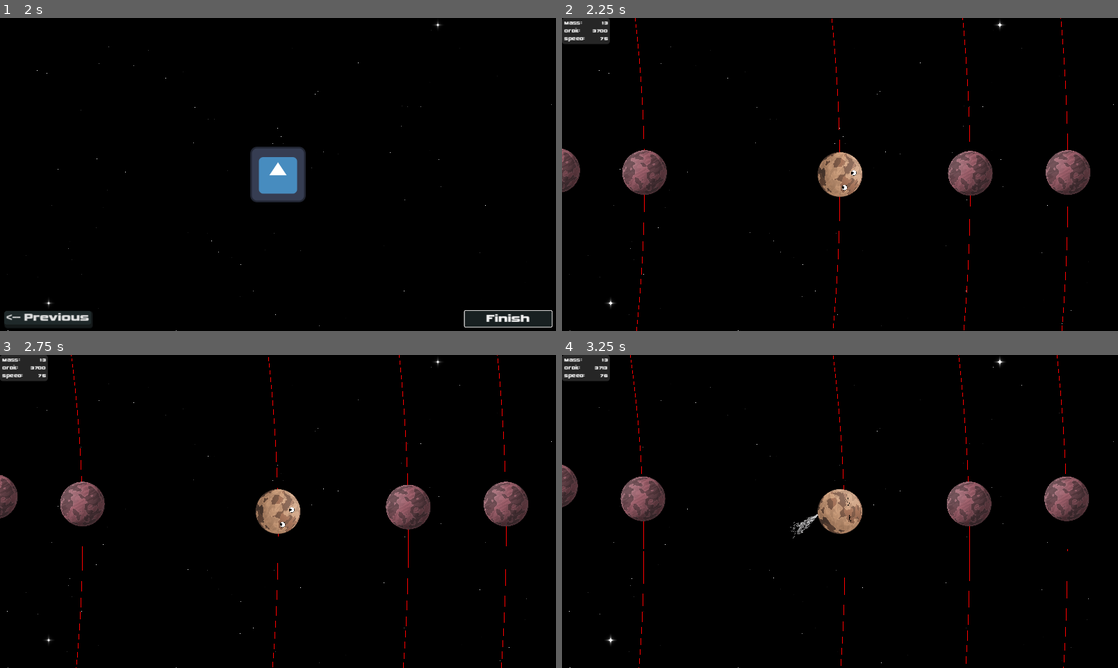
Above: before the commit, frames 1-4 (two rows, left to right).
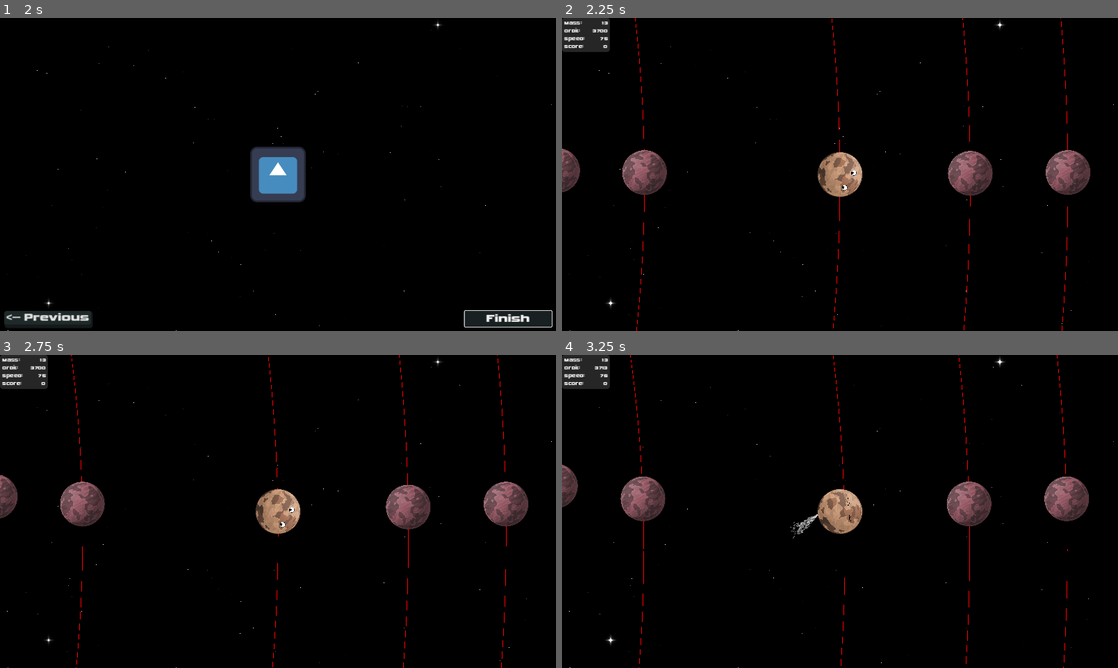
Above: after the commit, the same moments.

Repository: AnEvilPenguin/Pirate-Jam-16
Game: Godot game, scene res://Controllers/GameController/GameController.tscn
The game is run twice, just before and just after one commit, with the same random seed, the same clock (stepped at 60 frames per second) and the same inputs. The engine's default icon, where the game draws it, is replaced by a stand-in: a white triangle on a blue panel in a dark square.
Inputs (mouse positions are in pixels of both pictures, inside the frame that each line leads up to):
- Up to frame 1 (2 s): click "NEW GAME" at 0.5 s; click "Next -->" at 1.25 s
- Up to frame 2 (2.25 s): click "Finish" at 2 s
- Up to frame 3 (2.75 s): no input
- Up to frame 4 (3.25 s): tap Enter (ui_accept) at 2.75, 3.02 s; move the mouse to (962, 495) at 2.77 s; hold Right (ui_right) from 2.78 s (still down); hold Space (add_momentum) from 2.78 s (still down)

Frame 1 is identical in both runs. In frame 2, 0.2% of the frame differs, in the area x 0-9%, y 7-11%; in frame 3, 0.2%; in frame 4, 0.2%.

Commit message:
feat: basic game over screen

Diff:
--- a/Controllers/GameController/GameController.tscn
+++ b/Controllers/GameController/GameController.tscn
@@ -17,14 +17,14 @@
 [node name="GameController" type="Node"]
 script = ExtResource("1_wa5lg")
 
-[node name="World2D" type="Node2D" parent="."]
-
 [node name="CanvasLayer" type="CanvasLayer" parent="."]
-process_mode = 3
-layer = -1
+layer = 10
 
 [node name="GUI" type="Control" parent="CanvasLayer"]
 unique_name_in_owner = true
+top_level = true
+z_index = 15
+z_as_relative = false
 layout_mode = 3
 anchors_preset = 15
 anchor_right = 1.0
@@ -34,7 +34,13 @@
 size_flags_horizontal = 3
 size_flags_vertical = 3
 
-[node name="BackgroundColorRect" type="ColorRect" parent="CanvasLayer"]
+[node name="World2D" type="Node2D" parent="."]
+
+[node name="BackgroundCanvasLayer" type="CanvasLayer" parent="."]
+process_mode = 3
+layer = -1
+
+[node name="BackgroundColorRect" type="ColorRect" parent="BackgroundCanvasLayer"]
 process_mode = 3
 z_index = -50
 z_as_relative = false
--- a/Controllers/GameController/game_controller.gd
+++ b/Controllers/GameController/game_controller.gd
@@ -10,6 +10,7 @@
 var _loadedScenes: Dictionary
 
 var _mainMenu: MainMenu
+var _gameOver
 var playerInfoPanel: PlayerInformationPanel
 
 var SkipTutorial: bool
@@ -51,6 +52,7 @@
 
 func NewGame():
 	_mainMenu.visible = false
+	get_tree().paused = false
 
 	if (SkipTutorial):
 		 # TODO this
@@ -63,11 +65,25 @@
 
 	LoadControlScene("res://UI/Tutorial/root_tutorial.tscn")
 
+func ShowMainMenu():
+	PauseGame()
+	if(!_gameOver):
+		_gameOver.visible = false
+	_mainMenu.visible = true
+
 func PauseGame():
-	pass
+	get_tree().paused = true
 
 func ContinueGame():
-	pass
+	get_tree().paused = false
+	_mainMenu.visible = false
+
+func GameOver():
+	if (!_gameOver):
+		_gameOver = LoadControlScene("res://UI/Components/game_over.tscn")
+
+	PauseGame()
+	_gameOver.visible = true
 
 func _on_window_size_changed():
 	_set_background_size()
--- a/Scenes/Planets/Pluto/pluto.gd
+++ b/Scenes/Planets/Pluto/pluto.gd
@@ -128,8 +128,12 @@
 
 	if (my_mass_x_speed > their_mass_x_speed):
 		# TODO some sort of animation or effect or whatever?
+
+		_gameController.playerInfoPanel.AddScore(my_mass_x_speed - their_mass_x_speed)
+
 		body.visible = false
 		body.queue_free()
 		mass += 2 * body.mass
 	else:
 		printerr("Game Over!")
+		_gameController.GameOver()
--- /dev/null
+++ b/UI/Components/game_over.tscn
@@ -0,0 +1,41 @@
+[gd_scene format=3 uid="uid://4apssh3uqe0o"]
+
+[node name="GameOver" type="CenterContainer"]
+z_index = 5
+z_as_relative = false
+anchors_preset = 15
+anchor_right = 1.0
+anchor_bottom = 1.0
+grow_horizontal = 2
+grow_vertical = 2
+
+[node name="PanelContainer" type="PanelContainer" parent="."]
+custom_minimum_size = Vector2(400, 0)
+layout_mode = 2
+
+[node name="MarginContainer" type="MarginContainer" parent="PanelContainer"]
+layout_mode = 2
+theme_override_constants/margin_left = 5
+theme_override_constants/margin_top = 5
+theme_override_constants/margin_right = 5
+theme_override_constants/margin_bottom = 5
+
+[node name="VBoxContainer" type="VBoxContainer" parent="PanelContainer/MarginContainer"]
+layout_mode = 2
+
+[node name="Label" type="Label" parent="PanelContainer/MarginContainer/VBoxContainer"]
+layout_mode = 2
+text = "Game Over"
+horizontal_alignment = 1
+
+[node name="HBoxContainer" type="HBoxContainer" parent="PanelContainer/MarginContainer/VBoxContainer"]
+layout_mode = 2
+
+[node name="NewGameButton" type="Button" parent="PanelContainer/MarginContainer/VBoxContainer/HBoxContainer"]
+layout_mode = 2
+text = "New Game"
+
+[node name="QuitButton" type="Button" parent="PanelContainer/MarginContainer/VBoxContainer/HBoxContainer"]
+layout_mode = 2
+size_flags_horizontal = 10
+text = "Main Menu"
--- a/UI/Components/user_interface.gd
+++ b/UI/Components/user_interface.gd
@@ -3,6 +3,7 @@
 class_name PlayerInformationPanel
 
 var _targetValue
+var _score: float = 0
 
 func SetMass(value: float):
 	if (!_targetValue && Global.solarSystem):
@@ -20,5 +21,8 @@
 func SetSpeed(value: float):
 	%SpeedContainer/Value.text = str(round_to_dec(value, 0))
 
+func AddScore(value:float):
+	%ScoreContainer/Value.text = str(round_to_dec(value, 0))
+
 func round_to_dec(value: float, digit: int):
 	return round(value * pow(10.0, digit)) / pow(10.0, digit)
--- a/UI/Components/user_interface.tscn
+++ b/UI/Components/user_interface.tscn
@@ -70,3 +70,19 @@
 theme_override_font_sizes/font_size = 10
 text = "500
 "
+
+[node name="ScoreContainer" type="HBoxContainer" parent="PanelContainer/VBoxContainer"]
+unique_name_in_owner = true
+custom_minimum_size = Vector2(100, 0)
+layout_mode = 2
+
+[node name="Label" type="Label" parent="PanelContainer/VBoxContainer/ScoreContainer"]
+layout_mode = 2
+theme_override_font_sizes/font_size = 10
+text = "Score: "
+
+[node name="Value" type="Label" parent="PanelContainer/VBoxContainer/ScoreContainer"]
+layout_mode = 2
+size_flags_horizontal = 10
+theme_override_font_sizes/font_size = 10
+text = "0"
